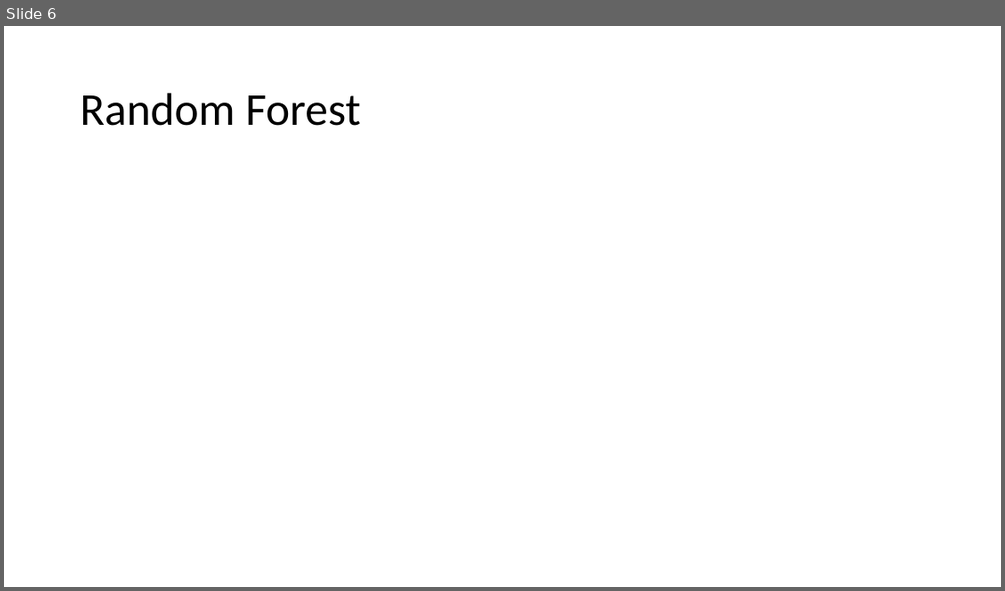
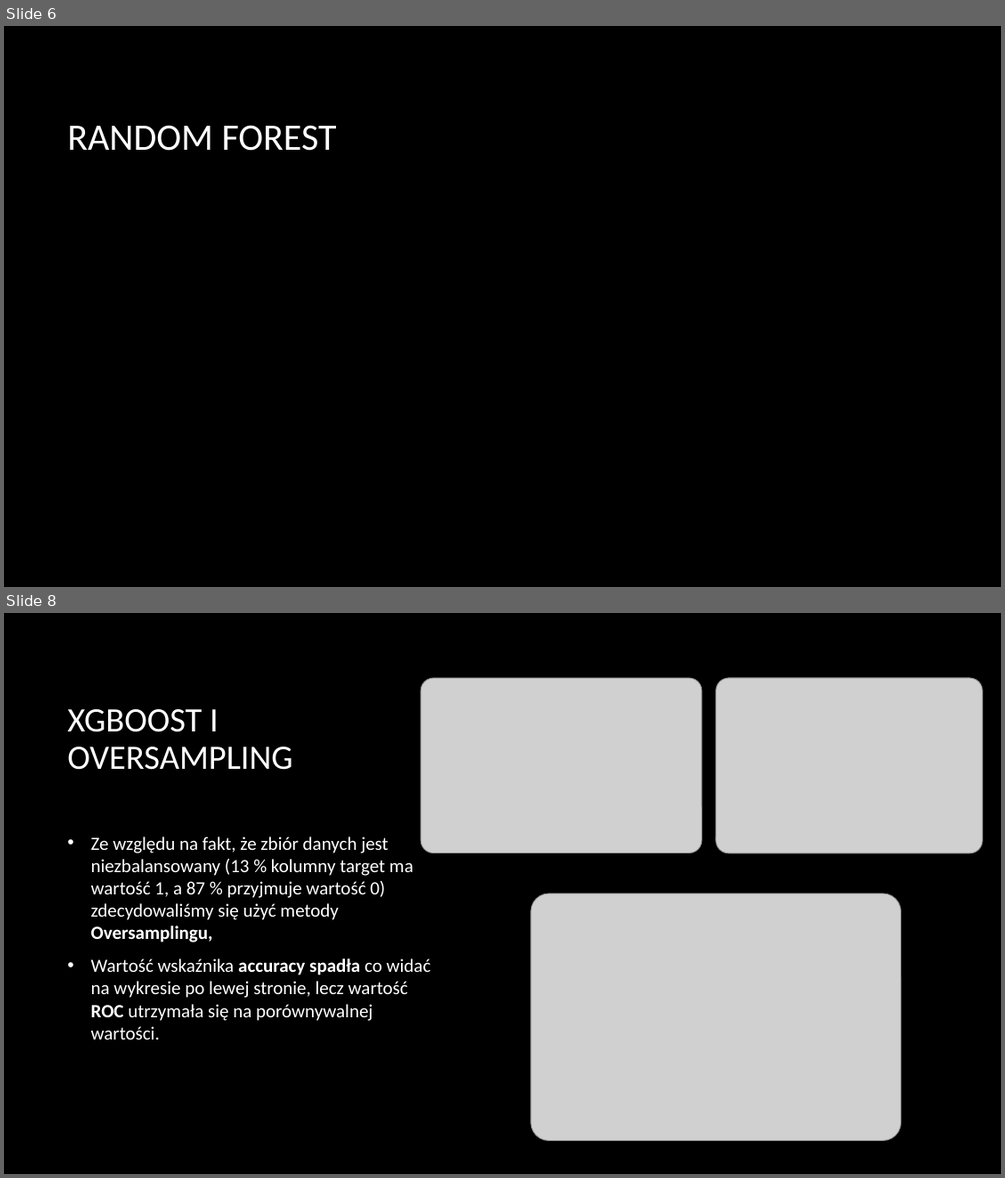
Before and after one commit to Koliber216/DontGetKicked-ML-Classification, a slide deck: prezka.pptx. Shown one above the other, each under a label of ours: slide 6 before the commit, slides 6 and 8 after it; the slides between them are not shown. The pictures are 1005x591 and 1005x1178 pixels, drawn with LibreOffice and Linux fonts; fonts in the diff are those of the drawing; grey boxes stand for pictures; background and template pictures are left out. Boxes give left, top, right and bottom in pixels: in the first picture for what was removed or moved away, otherwise in the second. Text is boxed around its words. In the diff, an @@ line names an element or a change of style, - is before the commit and + after.

```diff
--- a/prezka.pptx
+++ b/prezka.pptx
@@ slide 8 added at <box>4,613,1001,1174</box>, background picture (left out) @@
@@ picture added at <box>421,678,702,853</box> @@
@@ picture added at <box>716,678,983,853</box> @@
@@ title added at <box>67,709,292,770</box>, 33 pt, text #FFFFFF @@
+XGBOOST I OVERSAMPLING
@@ text added at <box>91,836,431,1039</box>, 18 pt, text #FFFFFF @@
+• Ze względu na fakt, że zbiór danych jest niezbalansowany (13 % kolumny target ma wartość 1, a 87 % przyjmuje wartość 0) zdecydowaliśmy się użyć metody Oversamplingu,
+• Wartość wskaźnika accuracy spadła co widać na wykresie po lewej stronie, lecz wartość ROC utrzymała się na porównywalnej wartości.
@@ picture added at <box>531,893,901,1140</box> @@
@@ slide 6 changed as well @@
@@ background #FFFFFF to picture (left out) @@
@@ title at <box>67,125,337,151</box>: text changed; size 44 to 36 pt; text colour #000000 to #FFFFFF @@
-Random Forest
+RANDOM FOREST
```
Also in this commit, not shown: 6 other slides changed, 2 other slides added, 2 slides removed, 2 other files.
